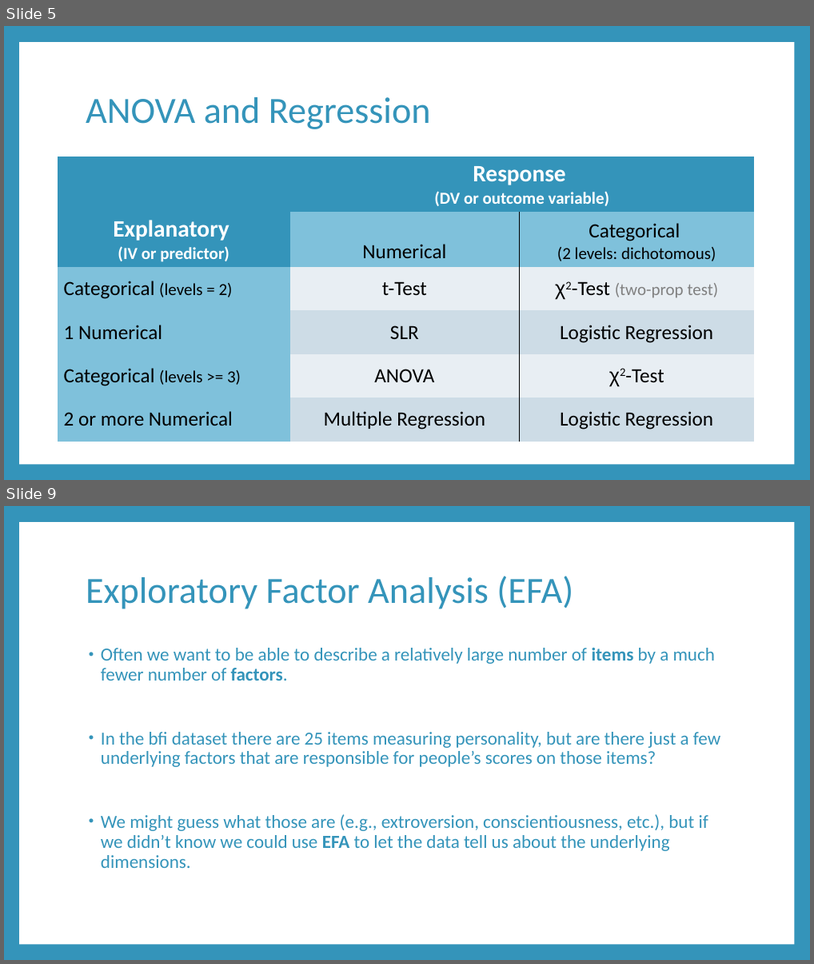
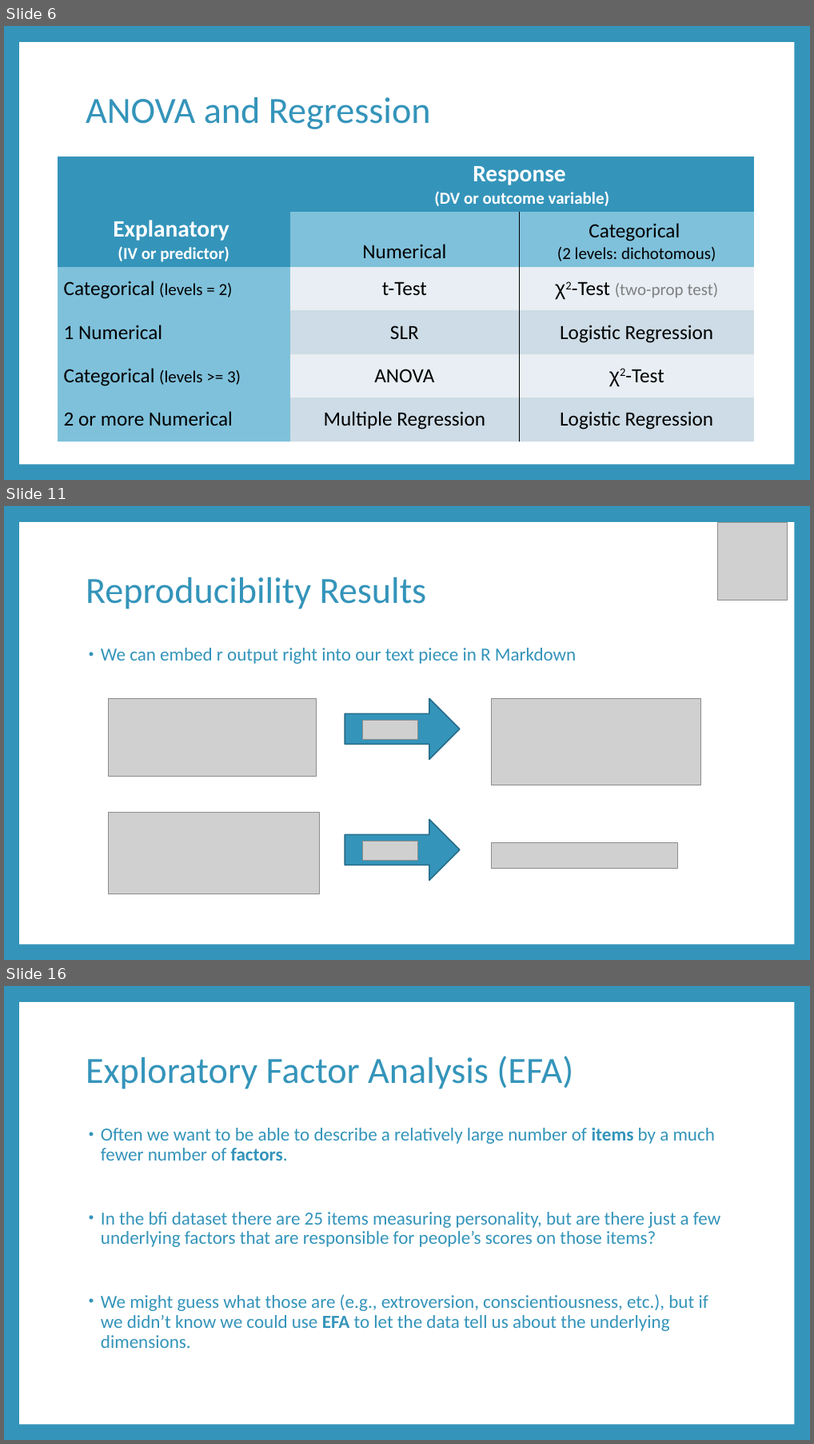
Before and after one commit to RandiLGarcia/datic-intro-to-r, a slide deck: docs/Day 2 Slides.pptx. Shown one above the other, each under a label of ours: slides 5 and 9 before the commit, slides 6, 11 and 16 after it; the slides between them are not shown. The pictures are 814x964 and 814x1444 pixels, drawn with LibreOffice and Linux fonts; fonts in the diff are those of the drawing; grey boxes stand for pictures. Boxes give left, top, right and bottom in pixels: in the first picture for what was removed or moved away, otherwise in the second. Text is boxed around its words. In the diff, an @@ line names an element or a change of style, - is before the commit and + after.

```diff
--- a/docs/Day 2 Slides.pptx
+++ b/docs/Day 2 Slides.pptx
@@ slide 11 added at [4, 506, 810, 960], background #3494BA; not listed: 1 template element that a slide beside it also shows @@
@@ picture added at [718, 522, 788, 600] @@
@@ title added at [86, 577, 427, 609], 44 pt, text #3494BA @@
+Reproducibility Results
@@ text added at [101, 648, 576, 664], 22 pt, text #3494BA @@
+• We can embed r output right into our text piece in R Markdown
@@ picture added at [109, 698, 316, 776] @@
@@ right arrow added at [345, 698, 460, 759], fill #3494BA, outline #266D8A 1.5 pt @@
@@ picture added at [362, 720, 418, 739] @@
@@ picture added at [491, 698, 701, 784] @@
@@ picture added at [109, 812, 320, 894] @@
@@ right arrow added at [345, 820, 460, 880], fill #3494BA, outline #266D8A 1.5 pt @@
@@ picture added at [362, 840, 418, 860] @@
@@ picture added at [491, 842, 678, 868] @@
@@ what was slide 5 is now slide 6 @@
@@ what was slide 9 is now slide 16 @@
```
Also in this commit, not shown: 10 slides changed, 8 other slides added, 1 slide removed, 58 other files.
